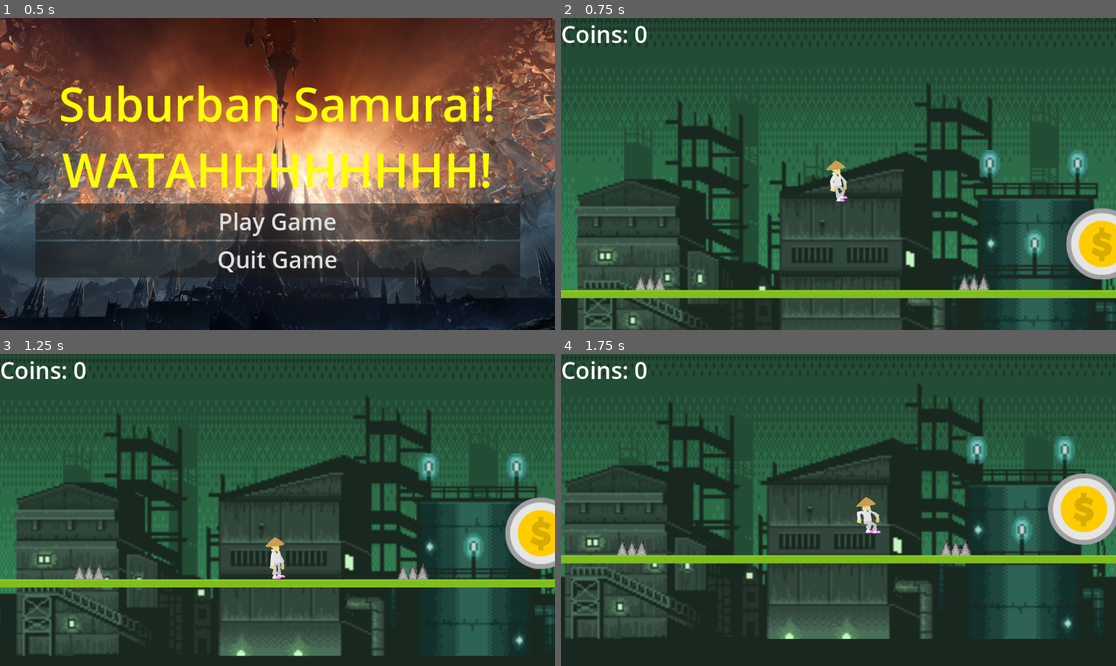
Above: before the commit, frames 1-4 (two rows, left to right).
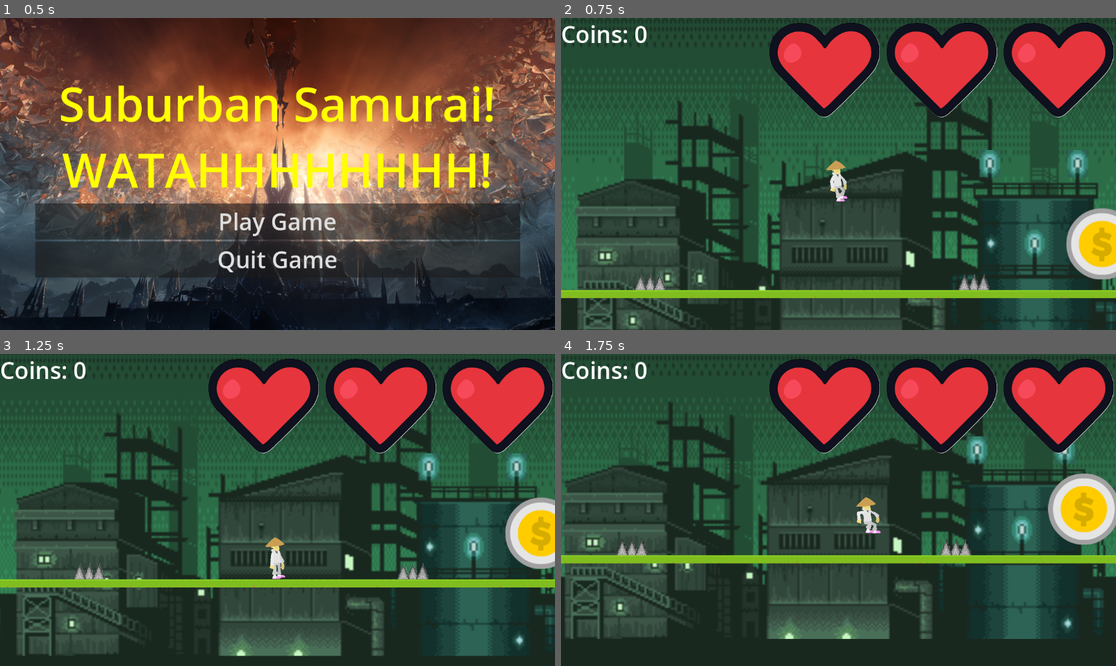
Above: after the commit, the same moments.

Repository: PietPadda/godot-2d-platformer
Game: Godot game, scene res://ui/main_menu.tscn
Same seed, same stepped clock (60 frames per second), same inputs: the game is played once before the commit and once after it.
Inputs:
- Up to frame 1 (0.5 s): no input
- Up to frame 2 (0.75 s): click "Play Game" at 0.5 s
- Up to frame 3 (1.25 s): no input
- Up to frame 4 (1.75 s): tap Enter (ui_accept) at 1.25, 1.52 s; hold Right (ui_right) from 1.28 s (still down); tap Ctrl (attack) at 1.35 s

Frame 1 is identical in both runs. In frame 2, 12% of the frame differs, in the area x 37-100%, y 1-32%; in frame 3, 12%; in frame 4, 12%.

Commit message:
feat(ui): add player health bar display

Diff:
--- a/godot-2d-platformer/ui/ui.gd
+++ b/godot-2d-platformer/ui/ui.gd
@@ -6,8 +6,10 @@
 @onready var animation_player = $AnimationPlayer
 @onready var score_label = $Label
 @onready var sfx_player = $SFXPlayer
+@onready var health_bar = $Control/HealthBar
 
 # variables
+var hearts = [] # init empty hearts array
 
 # paths
 const COIN_SOUND = preload("res://assets/audio/sounds/coin.wav")
@@ -21,6 +23,9 @@
 	GameEvents.player_died.connect(on_player_died)
 	# make UI listen for animation_finished local signal
 	animation_player.animation_finished.connect(on_animation_finished)
+	# loop through all  children of HealthBar (our TextureRects)
+	for heart in health_bar.get_children(): # get each child (heart)
+		hearts.append(heart) # add each child to array
 
 # runs when coin emits signal
 func on_coin_collected(value): # pass global score
--- a/godot-2d-platformer/ui/ui.tscn
+++ b/godot-2d-platformer/ui/ui.tscn
@@ -1,6 +1,7 @@
-[gd_scene load_steps=5 format=3 uid="uid://b0in6ytgwo8rc"]
+[gd_scene load_steps=6 format=3 uid="uid://b0in6ytgwo8rc"]
 
 [ext_resource type="Script" uid="uid://dnrlmyj4hrptn" path="res://ui/ui.gd" id="1_52ckw"]
+[ext_resource type="Texture2D" uid="uid://cyxvywu0ic1lg" path="res://assets/ui/heart_health.png" id="2_ks8t7"]
 
 [sub_resource type="Animation" id="Animation_ks8t7"]
 length = 0.001
@@ -41,6 +42,35 @@
 [node name="Ui" type="CanvasLayer"]
 script = ExtResource("1_52ckw")
 
+[node name="Control" type="Control" parent="."]
+layout_mode = 3
+anchors_preset = 15
+anchor_right = 1.0
+anchor_bottom = 1.0
+grow_horizontal = 2
+grow_vertical = 2
+
+[node name="HealthBar" type="HBoxContainer" parent="Control"]
+layout_mode = 1
+anchors_preset = 1
+anchor_left = 1.0
+anchor_right = 1.0
+offset_left = -40.0
+offset_bottom = 40.0
+grow_horizontal = 0
+
+[node name="Heart" type="TextureRect" parent="Control/HealthBar"]
+layout_mode = 2
+texture = ExtResource("2_ks8t7")
+
+[node name="Heart2" type="TextureRect" parent="Control/HealthBar"]
+layout_mode = 2
+texture = ExtResource("2_ks8t7")
+
+[node name="Heart3" type="TextureRect" parent="Control/HealthBar"]
+layout_mode = 2
+texture = ExtResource("2_ks8t7")
+
 [node name="Label" type="Label" parent="."]
 offset_right = 180.0
 offset_bottom = 67.0
Binary file added: godot-2d-platformer/assets/ui/heart_health.png
